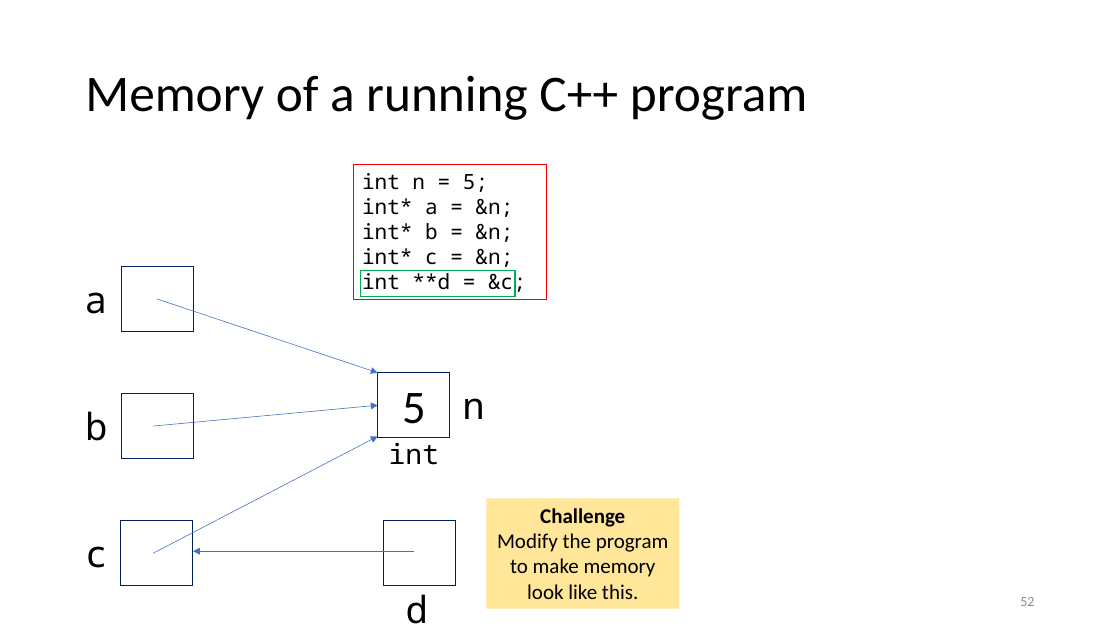
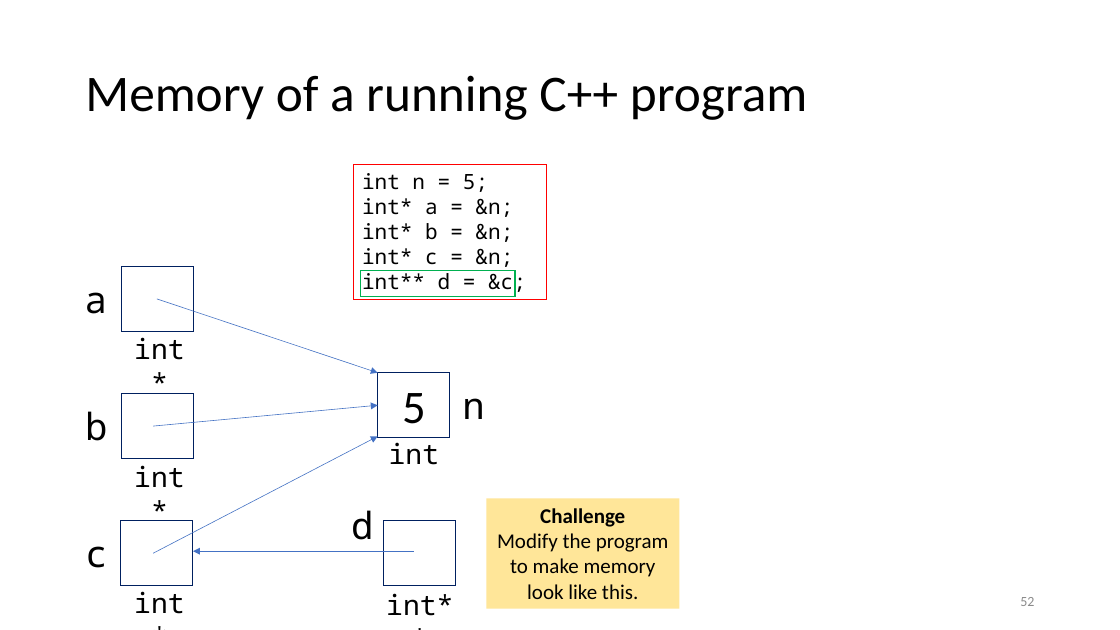
Before and after one commit to tjd1234/cmpt135spring2024, a slide deck: slide 52 of sample_code/week2/week2_cmpt135.pptx. Drawn at 1120x630 pixels with LibreOffice and Linux fonts; fonts in the diff are those of the drawing. Boxes give left, top, right and bottom in pixels: in the first picture for what was removed or moved away, otherwise in the second. Text is boxed around its words. In the diff, an @@ line names an element or a change of style, - is before the commit and + after.

```diff
--- a/sample_code/week2/week2_cmpt135.pptx
+++ b/sample_code/week2/week2_cmpt135.pptx
@@ text in rectangle at (362,248,526,297): spaces changed @@
-int* c = &n;
-int **d = &c;
+int* c = &n;
+int** d = &c;
@@ text added at (134,337,184,360), 24 pt, text #000000 @@
+int*
@@ text added at (134,465,184,488), 24 pt, text #000000 @@
+int*
@@ text "d": place and size @@
-text "d" at (406,594,428,624)
+text "d" at (351,510,373,540)
@@ text added at (134,591,184,614), 24 pt, text #000000 @@
+int*
@@ text added at (386,593,453,616), 24 pt, text #000000 @@
+int**
```
Also in this commit, not shown: 14 other slides changed, 1 slide added, 3 other files.
